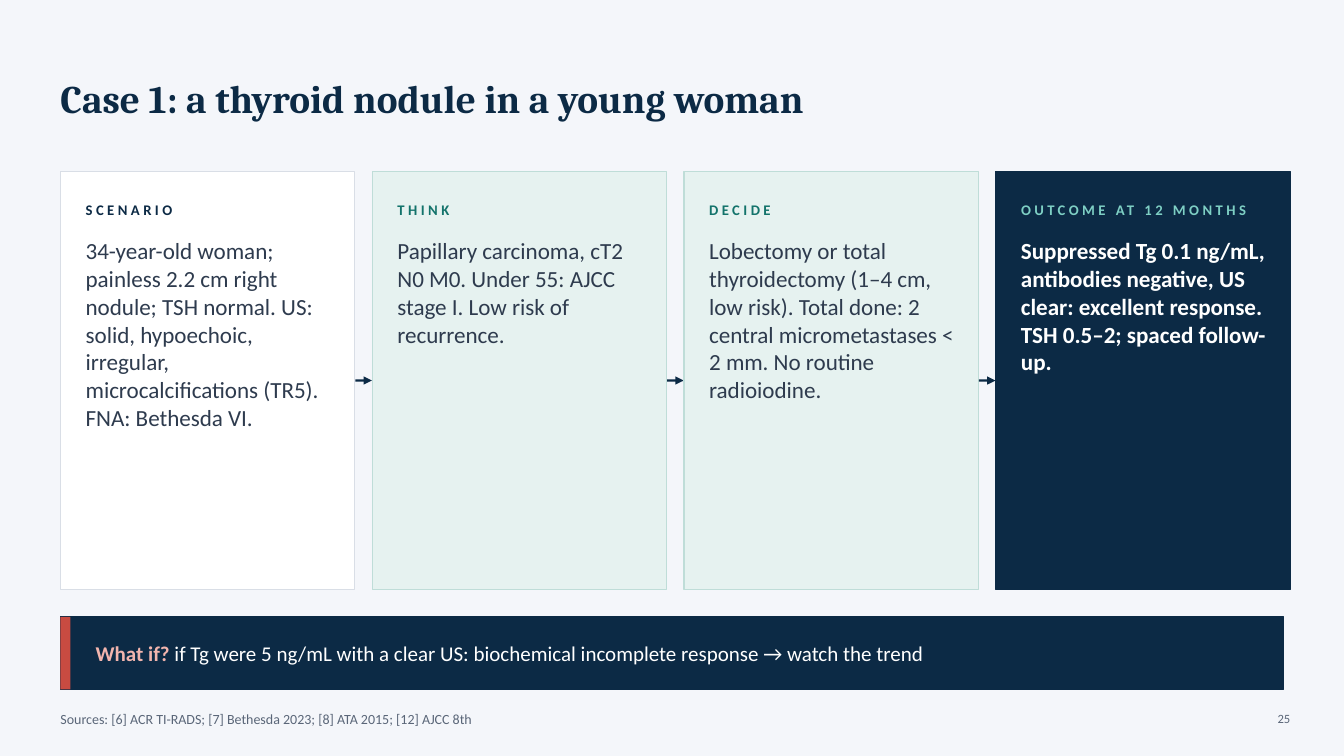
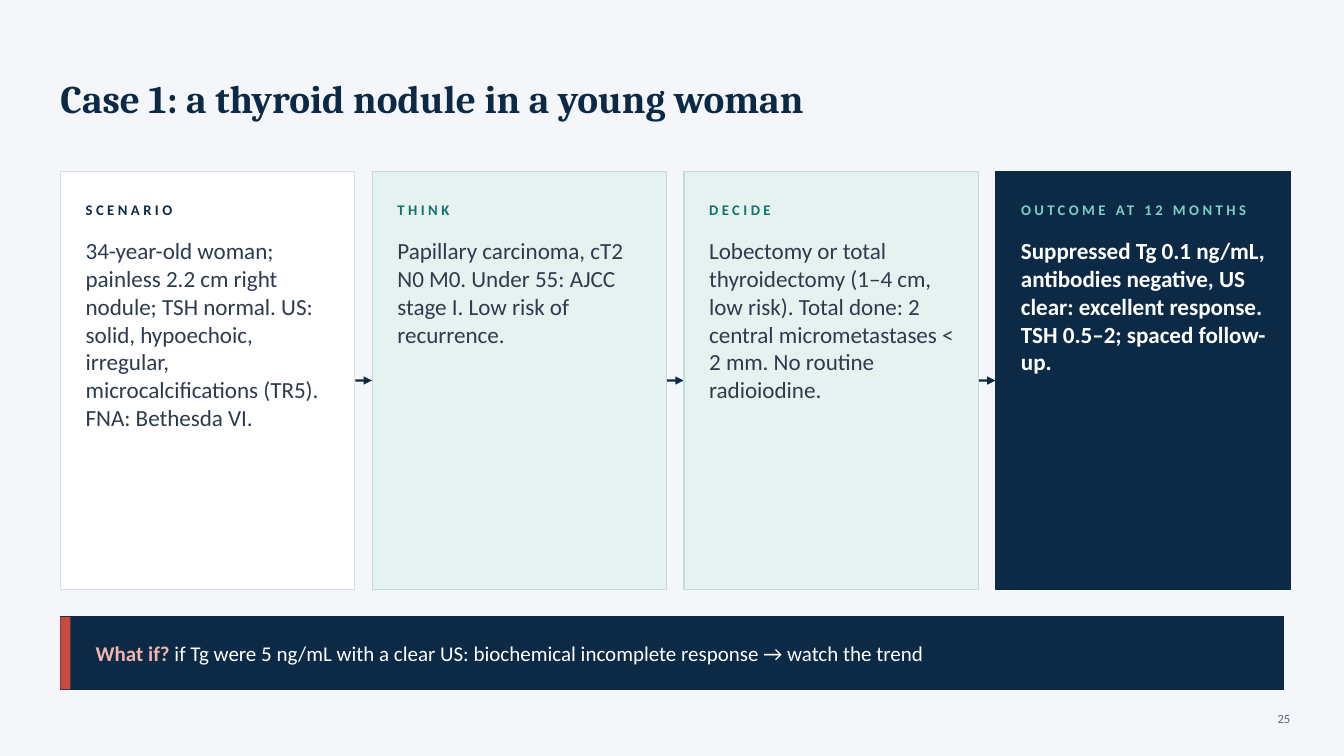
Before and after one commit to Anmo0/Claude-Code-Cloud-, a slide deck: slide 25 of thyroid-seminar/Thyroid_Tumors_Seminar.pptx. Drawn at 1344x756 pixels with LibreOffice and Linux fonts; fonts in the diff are those of the drawing. Boxes give left, top, right and bottom in pixels: in the first picture for what was removed or moved away, otherwise in the second. Text is boxed around its words. In the diff, an @@ line names an element or a change of style, - is before the commit and + after.

```diff
--- a/thyroid-seminar/Thyroid_Tumors_Seminar.pptx
+++ b/thyroid-seminar/Thyroid_Tumors_Seminar.pptx
@@ text removed at [60, 714, 472, 726] @@
-Sources: [6] ACR TI-RADS; [7] Bethesda 2023; [8] ATA 2015; [12] AJCC 8th
```
Also in this commit, not shown: 14 other slides changed, 2 other files.
